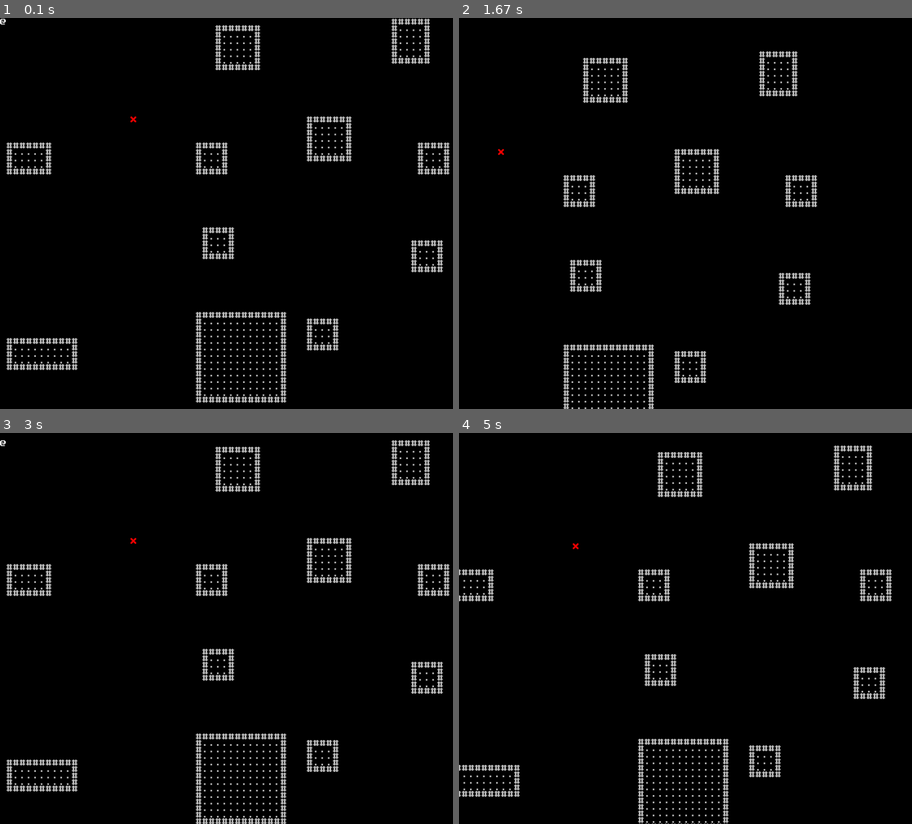
Above: before the commit, frames 1-4 (two rows, left to right).
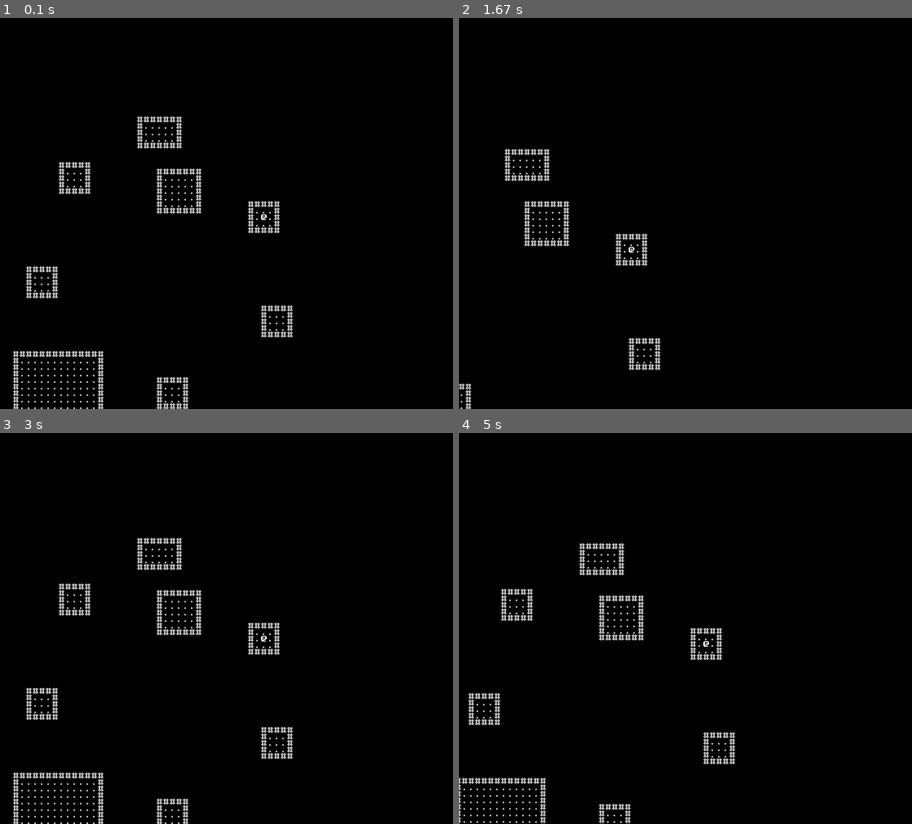
Above: after the commit, the same moments.

Repository: BlackHat-Magic/PyGame-Demo
Game: pygame game, started from app.py
Same seed, same stepped clock (60 frames per second), same inputs: the game is played once before the commit and once after it.
Inputs:
- Up to frame 1 (0.1 s): no input
- Up to frame 2 (1.67 s): hold D 0.33-0.8 s; hold W 0.83-1.13 s; hold D 1.17-1.63 s
- Up to frame 3 (3 s): hold A 1.67-2.2 s; hold S 2.23-2.53 s; hold A 2.57-2.97 s
- Up to frame 4 (5 s): hold W 3-3.37 s; hold D 3.4-4.03 s; hold S 4.07-4.43 s; hold A 4.47-4.93 s; hold D from 4.97 s (still down)

The runs differ from the first frame. In frame 1, 7.5% of the frame differs, in the area x 0-100%, y 0-100%; in frame 2, 4.9%; in frame 3, 7.3%; in frame 4, 6.9%.

Commit message:
i cant do math

Diff:
--- a/app.py
+++ b/app.py
@@ -15,21 +15,12 @@
 pygame.display.set_caption("Pygame Demo")
 clock = pygame.time.Clock()
 
-# define font
+# define visuals
 font = pygame.font.Font("./graphics/font/GGBotNet_Public-Pixel-Font.ttf", 16)
-
-# background
-background = pygame.Surface((1280, 960))
+floor_char = font.render(".", False, "Gray")
+wall_char = font.render("#", False, "Gray")
+background = pygame.Surface(pygame.display.get_surface().get_size())
 background.fill("Black")
-
-# character class
-
-# character and enemy
-character = Character(surface=font.render("@", False, "White"), name="It's You!", font=font, screen=screen)
-enemy = Character(surface=font.render("X", False, "Red"), name="Enemy Dude", pos_x=320, pos_y=240, font=font, screen=screen)
-
-# initialize camera
-camera = Camera()
 
 # generate dungeon
 world_floors = []
@@ -42,8 +33,32 @@
     dungeon.append(Floor(floor))
 floor = dungeon[0]
 
-floor_char = font.render(".", False, "Gray")
-wall_char = font.render("#", False, "Gray")
+# character and enemy
+character = Character(
+    surface=font.render("@", False, "White"),
+    name="It's You!",
+    screen=screen,
+    font=font
+)
+
+# initialize camera
+camera = Camera()
+
+# move character to starter room
+for room in floor.grid.flatten():
+    if(room.biome.name != "Starter"):
+        continue
+    x, y = room.coordinates
+    center_x, center_y = room.center
+
+    # move to correct grid position
+    character.pos_x = (x * 15 + center_x + 1) * 16
+    character.pos_y = (y * 15 + center_y + 1) * 16
+
+    character.target_pos = (character.pos_x, character.pos_y)
+    width, height = pygame.display.get_surface().get_size()
+    camera.x = character.pos_x - width // 2
+    camera.y = character.pos_y - height // 2
 
 # game loop
 while True:
@@ -59,9 +74,9 @@
     mouse = pygame.mouse.get_pressed()
 
     if(mouse[0]):
-        target_x, target_y = mouse_pos
-        target_x = target_x // 16 * 16 + 8 - camera.x
-        target_y = target_y // 16 * 16 + 8 - camera.y
+        target_x, target_y = camera.get_mouse_world_position()
+        target_x = (target_x + 8) // 16 * 16
+        target_y = (target_y + 8) // 16 * 16
         character.target_pos = (target_x, target_y)
     character.moveToTarget()
 
@@ -88,14 +103,7 @@
 
     # render character
     camera.render(screen, character.surface, (character.pos_x, character.pos_y))
-    # camera.render(screen, character.)
     character.renderBillboard(camera)
-    camera.render(screen, enemy.surface, (enemy.pos_x, enemy.pos_y))
-    enemy.renderBillboard(camera)
-
-    # check if player collided with enemy
-    if(enemy.rectangle().colliderect(character.rectangle())):
-        print("Collided")
 
     # render to window & handle clock stuff
     pygame.display.update()
--- a/generator/dungeon_room_generator.py
+++ b/generator/dungeon_room_generator.py
@@ -35,30 +35,37 @@
                 self.height = random.randint(self.min_height, self.max_height)
 
         # generate empty grid
-        self.grid = numpy.empty((15, 15), dtype=str)
-        for space in self.grid.flatten():
-            space = "p"
+        self.grid = numpy.full((15, 15), "p", dtype=str)
         if(self.width == 0 or self.height == 0):
             return
 
         # self center
-        if(self.width >= 12):
-            offset_x = 0
-        else:
-            max_offset_x = max(12 - self.width, 1)
-            offset_x = random.randint(0, max_offset_x)
-        if(self.height >= 12):
-            offset_y = 0
-        else:
-            max_offset_y = max(12 - self.height, 1)
-            offset_y = random.randint(0, max_offset_y)
+        center_x = 7
+        center_y = 7
+
+        # find max offset
+        max_offset_x = (12 - self.width) // 2
+        offset_x = max_offset_x
+        max_offset_y = (12 - self.height) // 2
+        offset_y = max_offset_y
+
+        # offset center
+        if(max_offset_x != 0):
+            offset_x = random.randint(max_offset_x * -1, max_offset_x)
+        if(max_offset_y != 12):
+            offset_y = random.randint(max_offset_y * -1, max_offset_y)
         self.offset = (offset_x, offset_y)
+
+        center_x += offset_x
+        center_y += offset_y
+
+        self.center = (center_x, center_y)
 
         # write spaces to grid
         for x in range(self.width + 2):
             for y in range(self.height + 2):
-                target_x = 6 - (self.width + self.offset[0]) // 2 + x
-                target_y = 6 - (self.height + self.offset[1]) // 2 + y
+                target_x = center_x - self.width // 2 + x
+                target_y = center_y - self.height // 2 + y
                 if(x == 0 or y == 0 or x == self.width + 1 or y == self.height + 1):
                     self.grid[target_x, target_y] = "w"
                     continue
